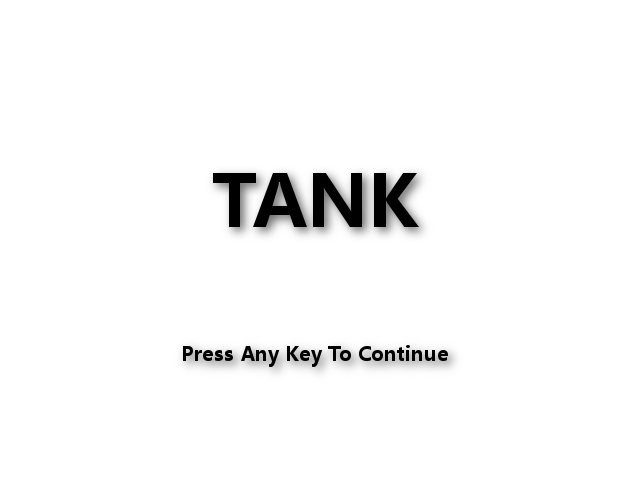
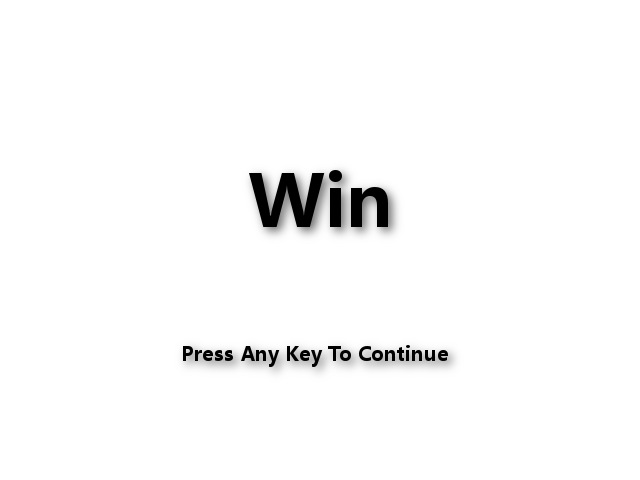
Layers edited between the first and the second 640x480 image:
added group "图层群组 #1" with 2 layers above "图层群组副本" over [241, 165, 405, 241]
added layer "Win" in group "图层群组 #1" over [249, 170, 388, 227]
added layer "Drop Shadow #3" (60%) in group "图层群组 #1" over [241, 165, 405, 241]
hid group "图层群组" (2 layers) over [208, 165, 430, 241]
